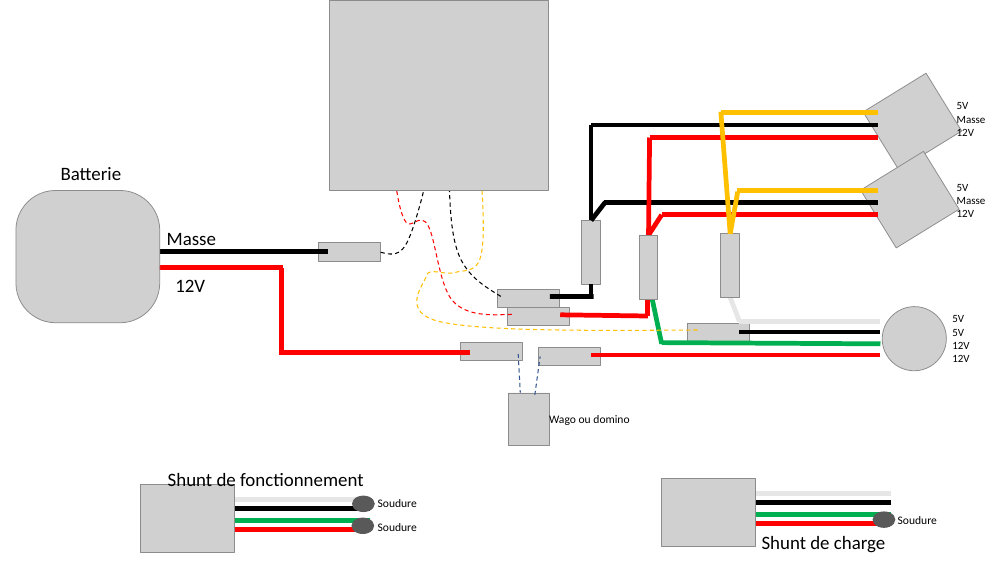
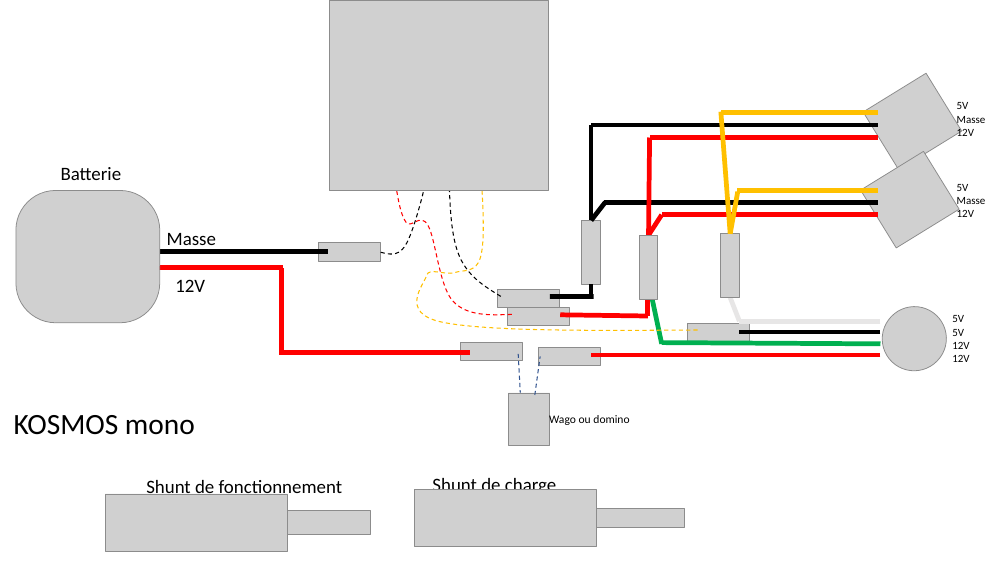
Before and after one commit to ofauvarque/DocV4, a slide deck: slide 1 of KosmosV4System/doc/pictures/V4_Batterie/CablageCaissonBatterie.pptx. Drawn at 1008x567 pixels with LibreOffice and Linux fonts; fonts in the diff are those of the drawing; grey boxes stand for pictures. Boxes give left, top, right and bottom in pixels: in the first picture for what was removed or moved away, otherwise in the second. Text is boxed around its words. In the diff, an @@ line names an element or a change of style, - is before the commit and + after.

```diff
--- a/KosmosV4System/doc/pictures/V4_Batterie/CablageCaissonBatterie.pptx
+++ b/KosmosV4System/doc/pictures/V4_Batterie/CablageCaissonBatterie.pptx
@@ text added at (14,415,195,435), 28 pt, text #000000 @@
+KOSMOS mono
@@ text "Shunt de fonctionnement": place and size @@
-text "Shunt de fonctionnement" at (168,471,363,492)
+text "Shunt de fonctionnement" at (146,478,342,499)
@@ text "Shunt de charge": place and size @@
-text "Shunt de charge" at (762,536,885,553)
+text "Shunt de charge" at (432,475,556,490)
@@ picture added at (105,494,287,551) @@
@@ picture removed at (141,485,234,553) @@
@@ line removed from (370, 500) to (228, 500) @@
@@ line removed from (371, 509) to (229, 509) @@
@@ ellipse removed at (352,496,374,511) @@
@@ text removed at (378,499,417,507) @@
-Soudure
@@ picture added at (415,490,597,547) @@
@@ picture added at (594,509,684,529) @@
@@ line removed from (370, 521) to (228, 521) @@
@@ line removed from (371, 530) to (229, 530) @@
@@ picture added at (277,510,371,534) @@
@@ ellipse removed at (352,518,374,533) @@
@@ text removed at (378,523,417,531) @@
-Soudure
@@ group removed at (662,478,895,546): 4 lines, 1 picture, 1 ellipse @@
@@ text removed at (898,516,937,524) @@
-Soudure
```
Also in this commit, not shown: 1 other slide changed, 2 other files.
